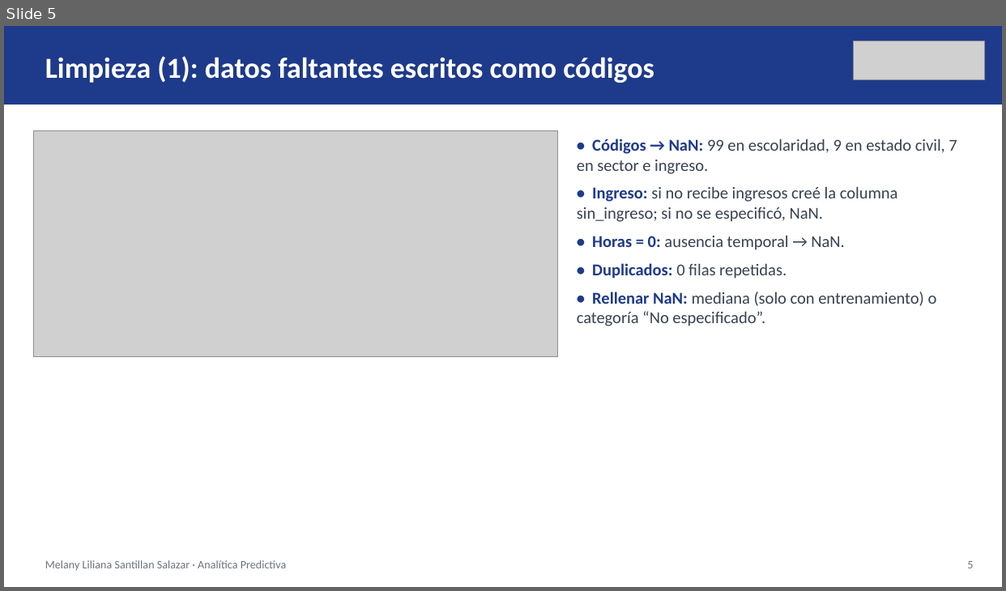
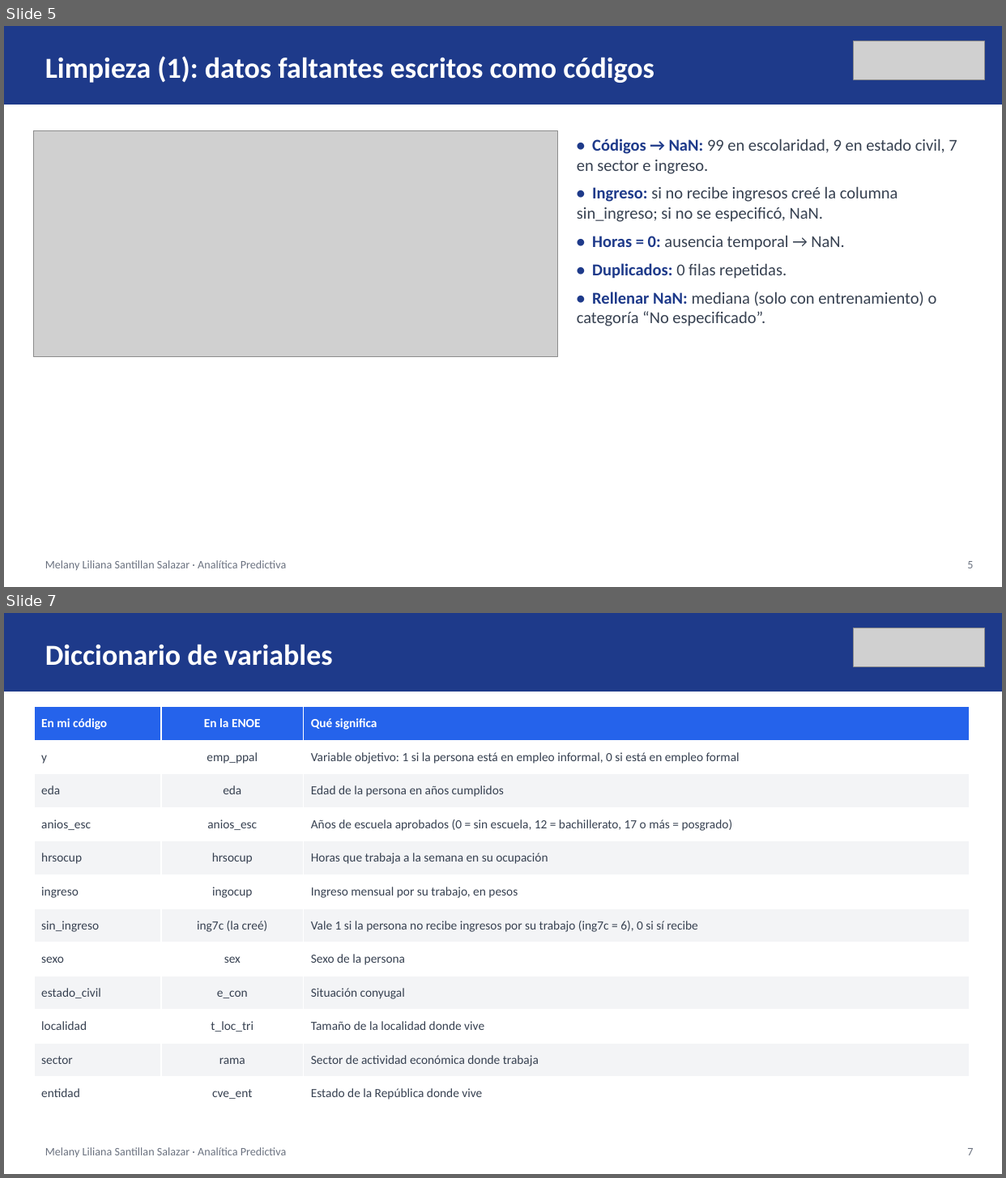
Before and after one commit to ivxnwww/Polymarket-UP-DOWN-5m, a slide deck: proyecto_enoe/Presentacion_Proyecto_ENOE.pptx. Shown one above the other, each under a label of ours: slide 5 before the commit, slides 5 and 7 after it; the slides between them are not shown. The pictures are 1006x591 and 1006x1178 pixels, drawn with LibreOffice and Linux fonts; fonts in the diff are those of the drawing; grey boxes stand for pictures. Boxes give left, top, right and bottom in pixels: in the first picture for what was removed or moved away, otherwise in the second. Text is boxed around its words. In the diff, an @@ line names an element or a change of style, - is before the commit and + after.

```diff
--- a/proyecto_enoe/Presentacion_Proyecto_ENOE.pptx
+++ b/proyecto_enoe/Presentacion_Proyecto_ENOE.pptx
@@ slide 7 added at (4, 613, 1002, 1174), background #FFFFFF @@
@@ rectangle added at (4, 613, 1002, 692), fill #1E3A8A @@
@@ picture added at (854, 628, 985, 667) @@
@@ text added at (45, 644, 333, 666), 28 pt, text #FFFFFF, bold @@
+Diccionario de variables
@@ table added at (34, 707, 970, 1111), 12 rows, 3 columns @@
+En mi código | En la ENOE | Qué significa
+y | emp_ppal | Variable objetivo: 1 si la persona está en empleo informal, 0 si está en empleo formal
+eda | eda | Edad de la persona en años cumplidos
+anios_esc | anios_esc | Años de escuela aprobados (0 = sin escuela, 12 = bachillerato, 17 o más = posgrado)
+hrsocup | hrsocup | Horas que trabaja a la semana en su ocupación
+ingreso | ingocup | Ingreso mensual por su trabajo, en pesos
+sin_ingreso | ing7c (la creé) | Vale 1 si la persona no recibe ingresos por su trabajo (ing7c = 6), 0 si sí recibe
+sexo | sex | Sexo de la persona
+estado_civil | e_con | Situación conyugal
+localidad | t_loc_tri | Tamaño de la localidad donde vive
+sector | rama | Sector de actividad económica donde trabaja
+entidad | cve_ent | Estado de la República donde vive
@@ text added at (45, 1148, 287, 1157), 11 pt, text #6B7280 @@
+Melany Liliana Santillan Salazar · Analítica Predictiva
@@ text added at (967, 1148, 973, 1156), 11 pt, text #6B7280 @@
+7
```
Also in this commit, not shown: 9 slides changed, 13 other files.
